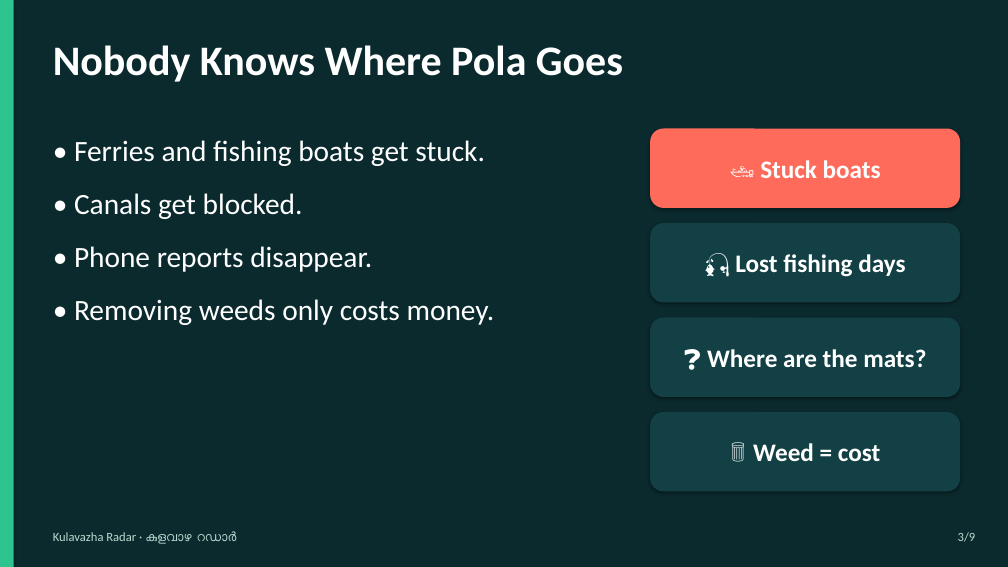
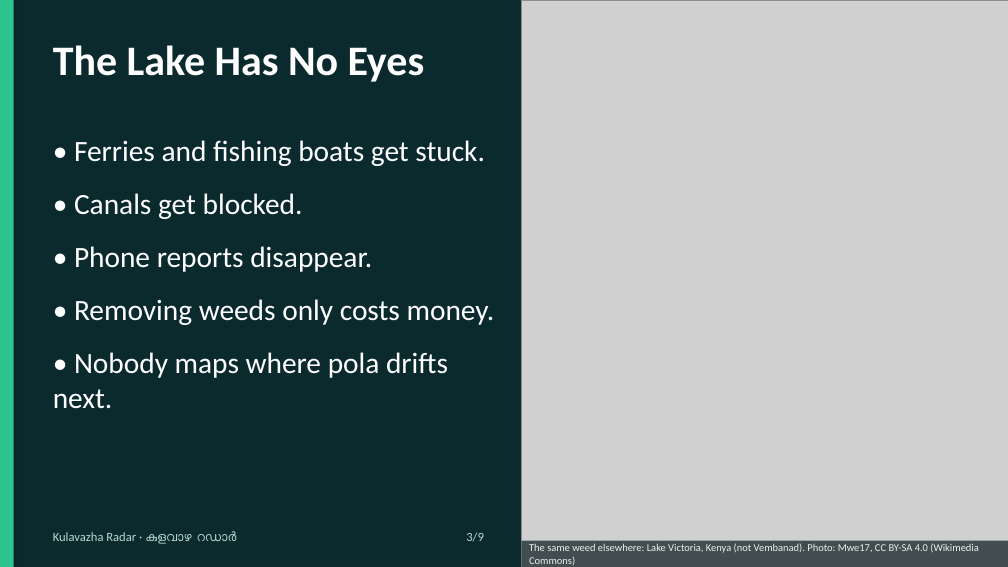
Before and after one commit to adamshamsudeen/kulavazha-radar, a slide deck: slide 3 of docs/pitch/kulavazha-radar-pitch-deck.pptx. Drawn at 1008x567 pixels with LibreOffice and Linux fonts; fonts in the diff are those of the drawing; grey boxes stand for pictures. Boxes give left, top, right and bottom in pixels: in the first picture for what was removed or moved away, otherwise in the second. Text is boxed around its words. In the diff, an @@ line names an element or a change of style, - is before the commit and + after.

```diff
--- a/docs/pitch/kulavazha-radar-pitch-deck.pptx
+++ b/docs/pitch/kulavazha-radar-pitch-deck.pptx
@@ picture added at [522, 0, 1008, 567] @@
@@ text at [53, 45, 425, 82]: text changed @@
-Nobody Knows Where Pola Goes
+The Lake Has No Eyes
@@ rounded rectangle removed at [650, 129, 960, 208] @@
-🚤 Stuck boats
@@ rounded rectangle removed at [650, 223, 960, 302] @@
-🎣 Lost fishing days
@@ rounded rectangle removed at [650, 318, 960, 397] @@
-❓ Where are the mats?
@@ text at [53, 352, 448, 409]: paragraph added @@
+• Nobody maps where pola drifts next.
@@ rounded rectangle removed at [650, 412, 960, 492] @@
-🗑️ Weed = cost
@@ text "3/9": place and size @@
-text "3/9" at [958, 532, 976, 542]
+text "3/9" at [466, 532, 484, 542]
@@ rectangle added at [522, 541, 1008, 567], fill #051618 at 70% opacity, 10 pt, text #E6F2EE @@
+The same weed elsewhere: Lake Victoria, Kenya (not Vembanad). Photo: Mwe17, CC BY-SA 4.0 (Wikimedia Commons)
```
Also in this commit, not shown: 6 other slides changed, 1 other file.
